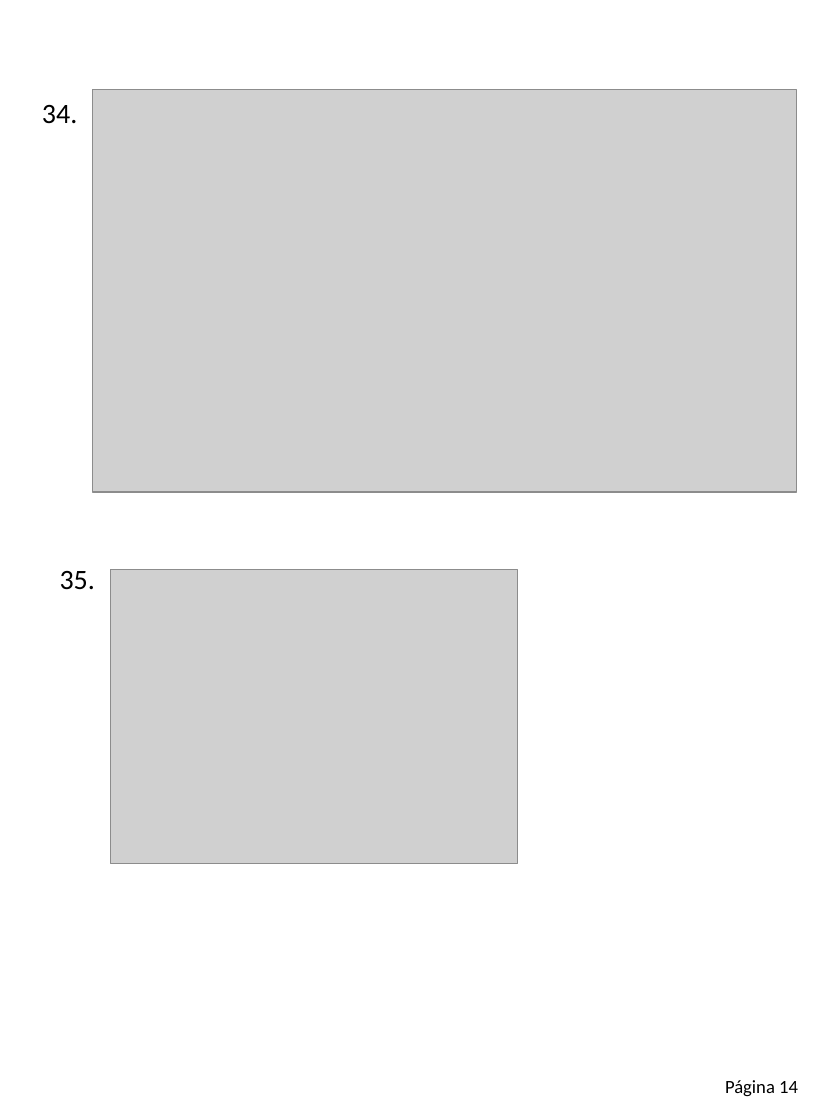
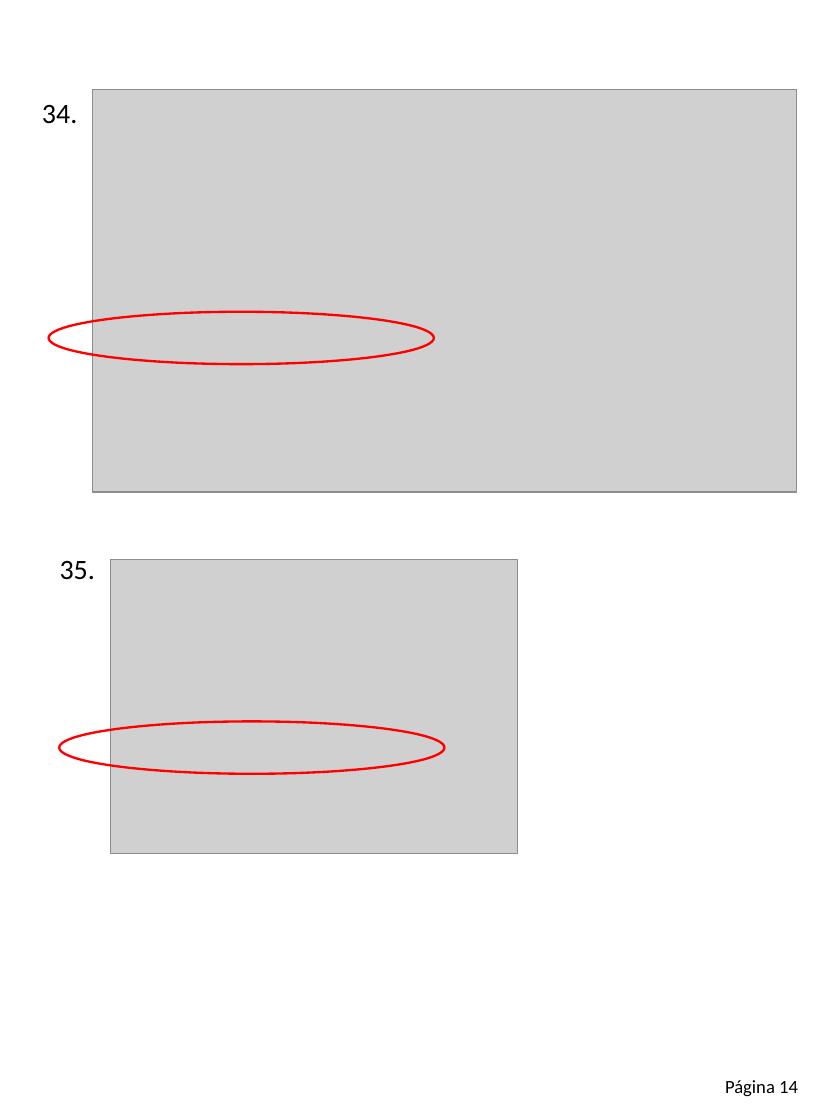
Before and after one commit to Adrifelcha/afchavez-019, a slide deck: slide 16 of Lancaster/Cuadernillo_Matematicas_v2.pptx. Drawn at 840x1120 pixels with LibreOffice and Linux fonts; fonts in the diff are those of the drawing; grey boxes stand for pictures. Boxes give left, top, right and bottom in pixels: in the first picture for what was removed or moved away, otherwise in the second. Text is boxed around its words. In the diff, an @@ line names an element or a change of style, - is before the commit and + after.

```diff
--- a/Lancaster/Cuadernillo_Matematicas_v2.pptx
+++ b/Lancaster/Cuadernillo_Matematicas_v2.pptx
@@ ellipse added at (x1=48, y1=311, x2=433, y2=364), outline #FF0000 1.5 pt @@
@@ text "35." moved from (x1=60, y1=571, x2=95, y2=590) to (x1=60, y1=561, x2=95, y2=580) @@
@@ picture moved from (x1=111, y1=569, x2=517, y2=862) to (x1=111, y1=560, x2=517, y2=853) @@
@@ ellipse added at (x1=59, y1=721, x2=445, y2=774), outline #FF0000 1.5 pt @@
```
Also in this commit, not shown: 13 other slides changed, 26 other files.
